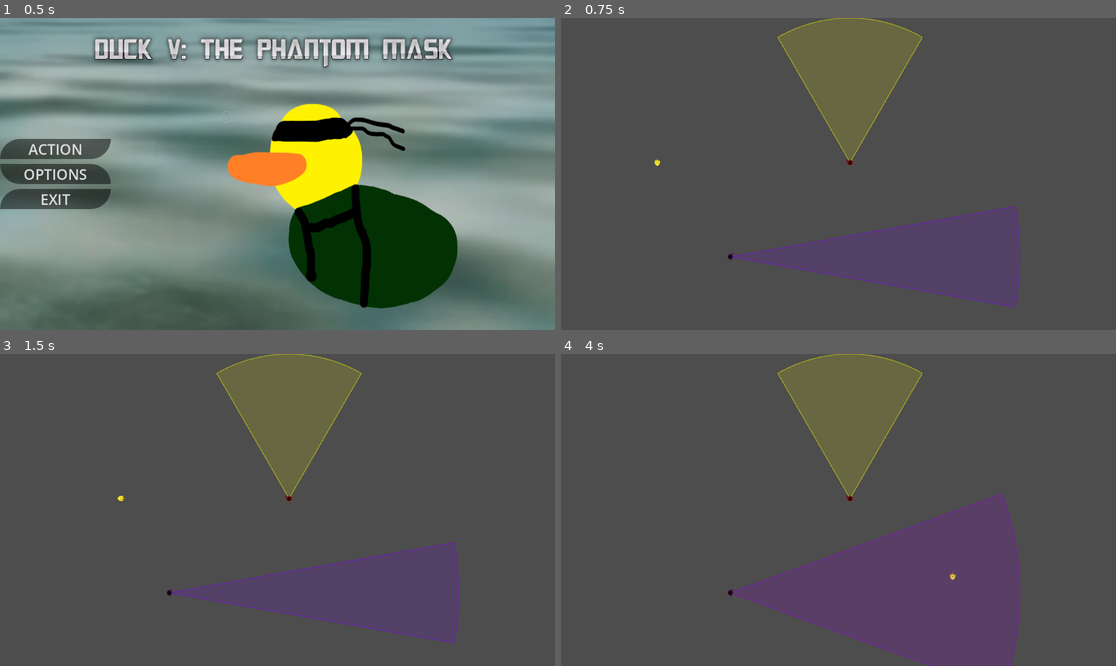
Above: before the commit, frames 1-4 (two rows, left to right).
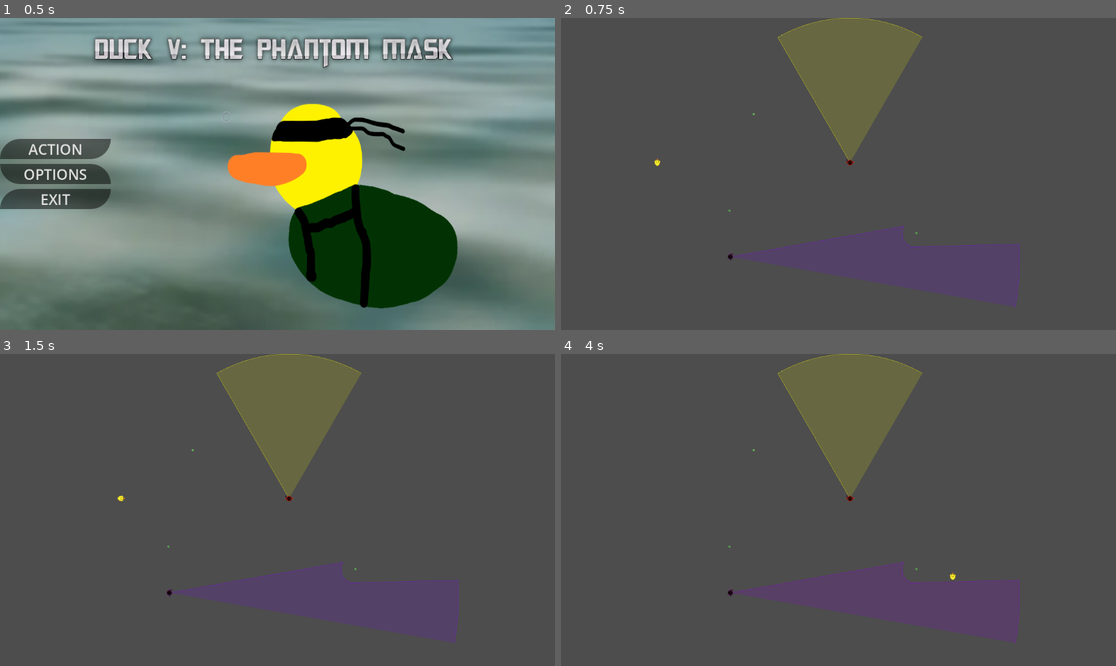
Above: after the commit, the same moments.

Repository: ArpaDeveloper/FGJ2026
Game: Godot game, scene res://scenes/mainmenu.tscn
Same seed, same stepped clock (60 frames per second), same inputs: the game is played once before the commit and once after it.
Inputs (mouse positions are in pixels of both pictures, inside the frame that each line leads up to):
- Up to frame 1 (0.5 s): no input
- Up to frame 2 (0.75 s): click "ACTION" at 0.5 s
- Up to frame 3 (1.5 s): tap Enter at 1.25 s; move the mouse to (399, 494) at 1.27 s; hold Right (ui_right) from 1.28 s (still down)
- Up to frame 4 (4 s): move the mouse to (727, 525) at 2.02 s; release Right (ui_right) at 2.03 s; hold Down (ui_down) 2.03-2.78 s; move the mouse to (894, 441) at 2.77 s; hold Right (ui_right) 2.78-3.53 s; tap Space at 3.5 s; move the mouse to (810, 572) at 3.52 s; hold Up (ui_up) from 3.53 s (still down)

Frame 1 is identical in both runs. In frame 2, 2.4% of the frame differs, in the area x 30-83%, y 0-93%; in frame 3, 2.4%; in frame 4, 10%, in the area x 30-83%, y 0-100%.

Commit message:
Fixed deforestation

Diff:
--- a/scenes/test.tscn
+++ b/scenes/test.tscn
@@ -4,14 +4,18 @@
 [ext_resource type="Texture2D" uid="uid://disyyunm2blv4" path="res://assets/Player/duck-sketch.png" id="2_j5jx5"]
 [ext_resource type="Script" uid="uid://dq48lefkmwxvi" path="res://scripts/enemy.gd" id="3_enemy"]
 [ext_resource type="Texture2D" uid="uid://b4yyjde3a5mgr" path="res://assets/Enemies/hunter-sketch.png" id="4_lpvoh"]
-[ext_resource type="PackedScene" uid="uid://dmsm7582xf7ul" path="res://scenes/pausemenu.tscn" id="5_at5dv"]
+[ext_resource type="PackedScene" path="res://scenes/pausemenu.tscn" id="5_at5dv"]
 [ext_resource type="Script" uid="uid://dip413ytt8ebv" path="res://scripts/sniper_enemy.gd" id="6_sniper"]
+[ext_resource type="Texture2D" uid="uid://bhva3x2m0v32s" path="res://assets/environment/tree1.png" id="7_tree"]
 
 [sub_resource type="CircleShape2D" id="CircleShape2D_bl13t"]
 radius = 20.0
 
 [sub_resource type="RectangleShape2D" id="RectangleShape2D_wall"]
 size = Vector2(1171, 50)
+
+[sub_resource type="CircleShape2D" id="CircleShape2D_tree"]
+radius = 30.0
 
 [node name="TestScene" type="Node2D" unique_id=1487832176]
 
@@ -80,6 +84,38 @@
 position = Vector2(-0.001447996, -400)
 shape = SubResource("RectangleShape2D_wall")
 
+[node name="Trees" type="Node2D" parent="." unique_id=491013821]
+
+[node name="Tree1" type="StaticBody2D" parent="Trees" unique_id=1226505970]
+position = Vector2(400, 200)
+
+[node name="CollisionShape2D" type="CollisionShape2D" parent="Trees/Tree1" unique_id=1029856402]
+shape = SubResource("CircleShape2D_tree")
+
+[node name="Sprite2D" type="Sprite2D" parent="Trees/Tree1" unique_id=239352592]
+scale = Vector2(0.3, 0.3)
+texture = ExtResource("7_tree")
+
+[node name="Tree2" type="StaticBody2D" parent="Trees" unique_id=521342128]
+position = Vector2(350, 400)
+
+[node name="CollisionShape2D" type="CollisionShape2D" parent="Trees/Tree2" unique_id=2009179732]
+shape = SubResource("CircleShape2D_tree")
+
+[node name="Sprite2D" type="Sprite2D" parent="Trees/Tree2" unique_id=807140409]
+scale = Vector2(0.3, 0.3)
+texture = ExtResource("7_tree")
+
+[node name="Tree3" type="StaticBody2D" parent="Trees" unique_id=979263193]
+position = Vector2(738, 447)
+
+[node name="CollisionShape2D" type="CollisionShape2D" parent="Trees/Tree3" unique_id=129163874]
+shape = SubResource("CircleShape2D_tree")
+
+[node name="Sprite2D" type="Sprite2D" parent="Trees/Tree3" unique_id=118085195]
+scale = Vector2(0.3, 0.3)
+texture = ExtResource("7_tree")
+
 [node name="Control" type="Control" parent="." unique_id=287212944]
 layout_mode = 3
 anchors_preset = 15
--- a/scripts/enemy.gd
+++ b/scripts/enemy.gd
@@ -20,11 +20,15 @@
 	if not player:
 		return
 
-	var current_angle = chase_angle if is_chasing else detection_angle
-	player_in_cone = is_player_in_cone(current_angle)
 
-	# Chase while player is in cone
-	is_chasing = player_in_cone
+	if is_chasing:
+		player_in_cone = is_player_in_cone_no_los(chase_angle)
+		is_chasing = player_in_cone
+	else:
+		# Need LOS to start chasing
+		player_in_cone = is_player_in_cone_with_los(detection_angle)
+		if player_in_cone:
+			is_chasing = true
 
 	if is_chasing:
 		# Chase the player
@@ -34,22 +38,37 @@
 		# Smoothly rotate to face the player
 		var target_rotation = direction.angle() + PI / 2
 		rotation = lerp_angle(rotation, target_rotation, rotation_smoothing * delta)
+
+		# Move through obstacles while chasing
+		global_position += velocity * delta
+
+		# Check collision with player
+		if is_touching_player():
+			trigger_fail()
+			return
 	else:
 		velocity = Vector2.ZERO
-
-	move_and_slide()
-
-	# Check if touching the player
-	if is_chasing:
-		for i in get_slide_collision_count():
-			var collision = get_slide_collision(i)
-			var collider = collision.get_collider()
-			if collider and collider.is_in_group("player"):
-				trigger_fail()
-				return
+		move_and_slide()
 
 	if show_cone:
 		queue_redraw()
+
+
+func is_touching_player() -> bool:
+	if not player or not player is CollisionObject2D:
+		return false
+
+	var space_state = get_world_2d().direct_space_state
+	var shape_query = PhysicsShapeQueryParameters2D.new()
+	shape_query.shape = $CollisionShape2D.shape
+	shape_query.transform = global_transform
+	shape_query.exclude = [get_rid()]
+
+	var results = space_state.intersect_shape(shape_query)
+	for result in results:
+		if result.collider and result.collider.is_in_group("player"):
+			return true
+	return false
 
 
 func trigger_fail() -> void:
@@ -70,22 +89,53 @@
 	var cone_color = Color(1, 0, 0, 0.2) if is_chasing else Color(1, 1, 0, 0.15)
 	var outline_color = Color(1, 0, 0, 0.5) if is_chasing else Color(1, 1, 0, 0.4)
 
-	# Draw filled cone
 	var points = PackedVector2Array([Vector2.ZERO])
 	var num_points = 32
-	for i in range(num_points + 1):
-		var angle = start_angle + (end_angle - start_angle) * i / num_points
-		var point = Vector2(cos(angle), sin(angle)) * detection_range
-		points.append(point)
+
+
+	if is_chasing:
+		for i in range(num_points + 1):
+			var angle = start_angle + (end_angle - start_angle) * i / num_points
+			var point = Vector2(cos(angle), sin(angle)) * detection_range
+			points.append(point)
+	else:
+		# Raycast to find visible cone shape
+		var space_state = get_world_2d().direct_space_state
+
+		for i in range(num_points + 1):
+			var angle = start_angle + (end_angle - start_angle) * i / num_points
+			var direction = Vector2(cos(angle), sin(angle))
+			var world_direction = direction.rotated(rotation)
+			var end_point = global_position + world_direction * detection_range
+
+			var query = PhysicsRayQueryParameters2D.create(global_position, end_point)
+			# Exclude self and player from cone visualization
+			var exclude_list: Array[RID] = [get_rid()]
+			if player and player is CollisionObject2D:
+				exclude_list.append(player.get_rid())
+			query.exclude = exclude_list
+			query.collide_with_areas = false
+
+			var result = space_state.intersect_ray(query)
+
+			var local_point: Vector2
+			if result.is_empty():
+				local_point = direction * detection_range
+			else:
+				var hit_distance = (result.position - global_position).length()
+				local_point = direction * hit_distance
+
+			points.append(local_point)
+
 	draw_colored_polygon(points, cone_color)
 
 	# Draw cone outline
-	draw_line(Vector2.ZERO, Vector2(cos(start_angle), sin(start_angle)) * detection_range, outline_color, 2.0)
-	draw_line(Vector2.ZERO, Vector2(cos(end_angle), sin(end_angle)) * detection_range, outline_color, 2.0)
-	draw_arc(Vector2.ZERO, detection_range, start_angle, end_angle, num_points, outline_color, 2.0)
+	if points.size() > 1:
+		for i in range(1, points.size()):
+			draw_line(points[i - 1] if i > 1 else Vector2.ZERO, points[i], outline_color, 1.0)
 
 
-func is_player_in_cone(cone_angle: float) -> bool:
+func is_player_in_cone_no_los(cone_angle: float) -> bool:
 	if not player:
 		return false
 
@@ -104,6 +154,28 @@
 	return abs(angle_diff) < deg_to_rad(cone_angle / 2)
 
 
+func is_player_in_cone_with_los(cone_angle: float) -> bool:
+	if not is_player_in_cone_no_los(cone_angle):
+		return false
+
+	# Check line of sight with raycast
+	return has_line_of_sight()
+
+
+func has_line_of_sight() -> bool:
+	var space_state = get_world_2d().direct_space_state
+	var query = PhysicsRayQueryParameters2D.create(global_position, player.global_position)
+	query.exclude = [ self ]
+	query.collide_with_areas = false
+
+	var result = space_state.intersect_ray(query)
+
+	# If no hit, or hit the player, we have line of sight
+	if result.is_empty():
+		return true
+	return result.collider.is_in_group("player")
+
+
 func angle_difference(angle1: float, angle2: float) -> float:
 	var diff = angle1 - angle2
 	while diff > PI:
--- a/scripts/sniper_enemy.gd
+++ b/scripts/sniper_enemy.gd
@@ -59,13 +59,13 @@
 	if not show_cone:
 		return
 
-	# Draw current active cone
+	# Draw current active cone with occlusion
 	var current_angle = chase_angle if is_chasing else detection_angle
 	var half_angle = deg_to_rad(current_angle / 2)
 	var start_angle = - PI / 2 - half_angle
 	var end_angle = - PI / 2 + half_angle
 
-	# Colors: purple (idle) -> magenta (spotted) -> red (fully aimed)
+	# Colors: purple (idle) -> red (fully aimed)
 	var idle_color = Color(0.5, 0, 1, 0.15)
 	var aimed_color = Color(1, 0, 0, 0.35)
 	var idle_outline = Color(0.5, 0, 1, 0.4)
@@ -74,19 +74,42 @@
 	var cone_color = idle_color.lerp(aimed_color, aim_progress)
 	var outline_color = idle_outline.lerp(aimed_outline, aim_progress)
 
-	# Draw filled cone
+	# Raycast to find visible cone shape
+	var space_state = get_world_2d().direct_space_state
 	var points = PackedVector2Array([Vector2.ZERO])
 	var num_points = 32
+
 	for i in range(num_points + 1):
 		var angle = start_angle + (end_angle - start_angle) * i / num_points
-		var point = Vector2(cos(angle), sin(angle)) * detection_range
-		points.append(point)
+		var direction = Vector2(cos(angle), sin(angle))
+		var world_direction = direction.rotated(rotation)
+		var end_point = global_position + world_direction * detection_range
+
+		var query = PhysicsRayQueryParameters2D.create(global_position, end_point)
+		# Exclude self and player from cone visualization
+		var exclude_list: Array[RID] = [get_rid()]
+		if player and player is CollisionObject2D:
+			exclude_list.append(player.get_rid())
+		query.exclude = exclude_list
+		query.collide_with_areas = false
+
+		var result = space_state.intersect_ray(query)
+
+		var local_point: Vector2
+		if result.is_empty():
+			local_point = direction * detection_range
+		else:
+			var hit_distance = (result.position - global_position).length()
+			local_point = direction * hit_distance
+
+		points.append(local_point)
+
 	draw_colored_polygon(points, cone_color)
 
 	# Draw cone outline
-	draw_line(Vector2.ZERO, Vector2(cos(start_angle), sin(start_angle)) * detection_range, outline_color, 2.0)
-	draw_line(Vector2.ZERO, Vector2(cos(end_angle), sin(end_angle)) * detection_range, outline_color, 2.0)
-	draw_arc(Vector2.ZERO, detection_range, start_angle, end_angle, num_points, outline_color, 2.0)
+	if points.size() > 1:
+		for i in range(1, points.size()):
+			draw_line(points[i - 1] if i > 1 else Vector2.ZERO, points[i], outline_color, 1.0)
 
 
 func is_player_in_cone(cone_angle: float) -> bool:
@@ -105,7 +128,25 @@
 	var forward_angle = rotation - PI / 2
 	var angle_diff = angle_difference(angle_to_player, forward_angle)
 
-	return abs(angle_diff) < deg_to_rad(cone_angle / 2)
+	if abs(angle_diff) >= deg_to_rad(cone_angle / 2):
+		return false
+
+	# Check line of sight with raycast
+	return has_line_of_sight()
+
+
+func has_line_of_sight() -> bool:
+	var space_state = get_world_2d().direct_space_state
+	var query = PhysicsRayQueryParameters2D.create(global_position, player.global_position)
+	query.exclude = [ self ]
+	query.collide_with_areas = false
+
+	var result = space_state.intersect_ray(query)
+
+	# If no hit, or hit the player, we have line of sight
+	if result.is_empty():
+		return true
+	return result.collider.is_in_group("player")
 
 
 func angle_difference(angle1: float, angle2: float) -> float:
